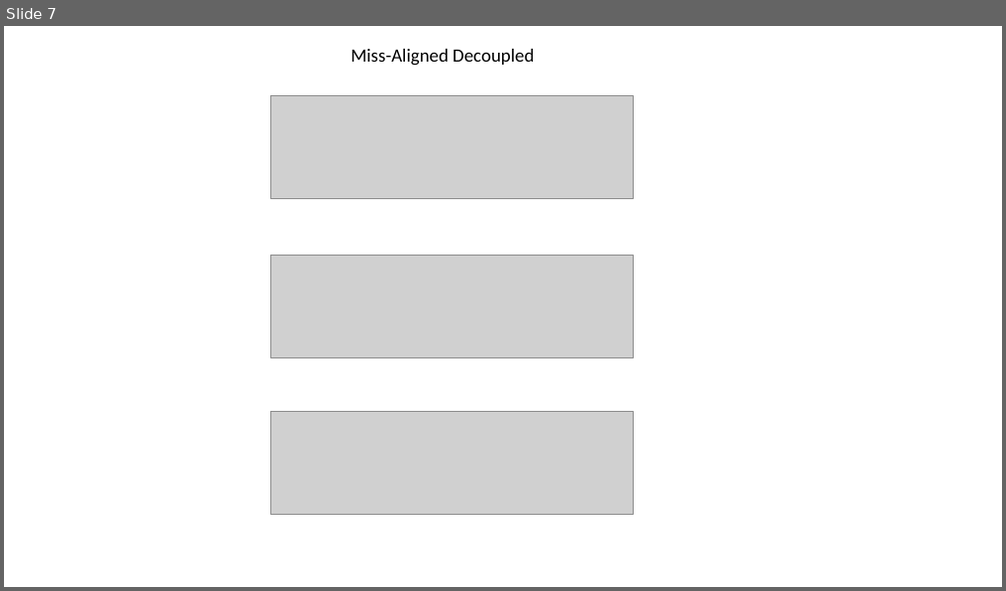
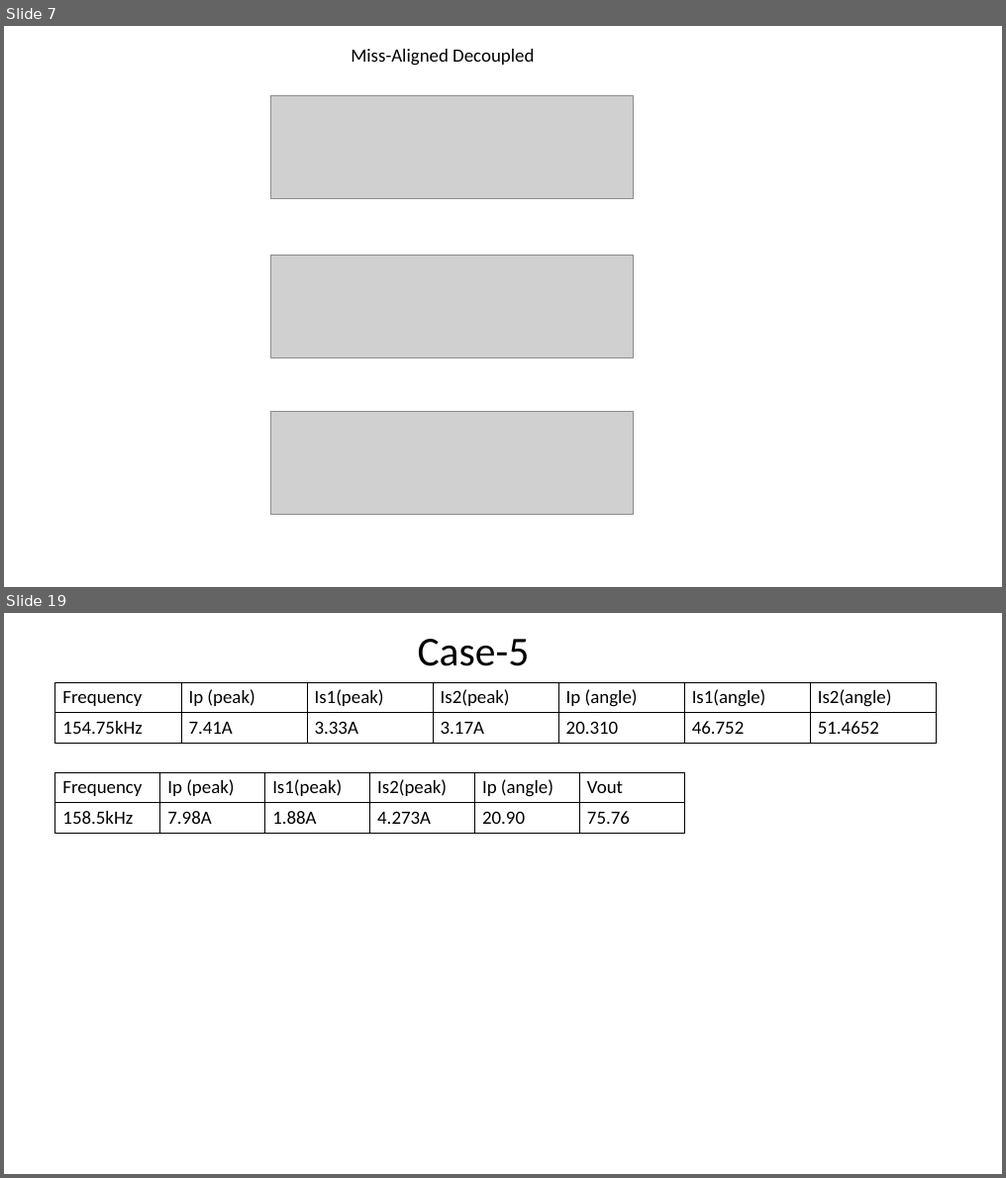
Before and after one commit to EnesAyaz/Studies, a slide deck: Reports/WPT/Test-Data.pptx. Shown one above the other, each under a label of ours: slide 7 before the commit, slides 7 and 19 after it; the slides between them are not shown. The pictures are 1006x591 and 1006x1178 pixels, drawn with LibreOffice and Linux fonts; fonts in the diff are those of the drawing; grey boxes stand for pictures. Boxes give left, top, right and bottom in pixels: in the first picture for what was removed or moved away, otherwise in the second. Text is boxed around its words. In the diff, an @@ line names an element or a change of style, - is before the commit and + after.

```diff
--- a/Reports/WPT/Test-Data.pptx
+++ b/Reports/WPT/Test-Data.pptx
@@ slide 19 added at bbox=[4, 613, 1002, 1174], background #FFFFFF @@
@@ title added at bbox=[418, 639, 530, 666], 39.6 pt, text #000000 @@
+Case-5
@@ table added at bbox=[55, 682, 936, 743], 2 rows, 7 columns @@
+Frequency | Ip (peak) | Is1(peak) | Is2(peak) | Ip (angle) | Is1(angle) | Is2(angle)
+154.75kHz | 7.41A | 3.33A | 3.17A | 20.310 | 46.752 | 51.4652
@@ table added at bbox=[55, 772, 684, 833], 2 rows, 6 columns @@
+Frequency | Ip (peak) | Is1(peak) | Is2(peak) | Ip (angle) | Vout
+158.5kHz | 7.98A | 1.88A | 4.273A | 20.90 | 75.76
```
Also in this commit, not shown: 8 slides changed, 10 other slides added, 1 slide removed, 12 other files.
